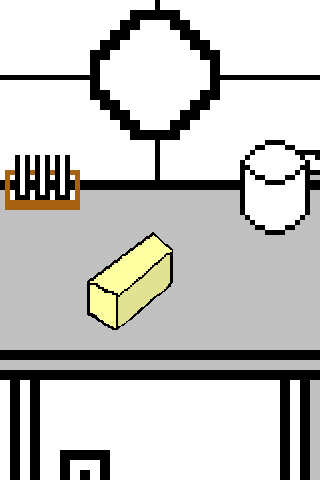
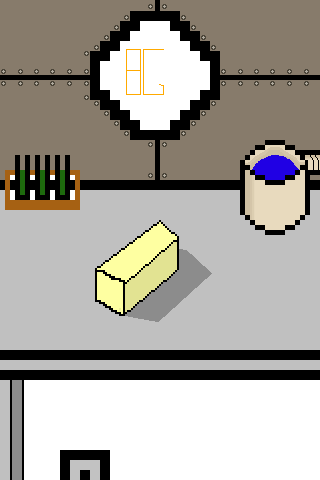
Comparing the layer stacks of the two 320x480 images. Changes:
added layer "Butter" above "Background" over left=20, top=220, right=212, bottom=381
painted on "Background" over left=0, top=0, right=320, bottom=480
